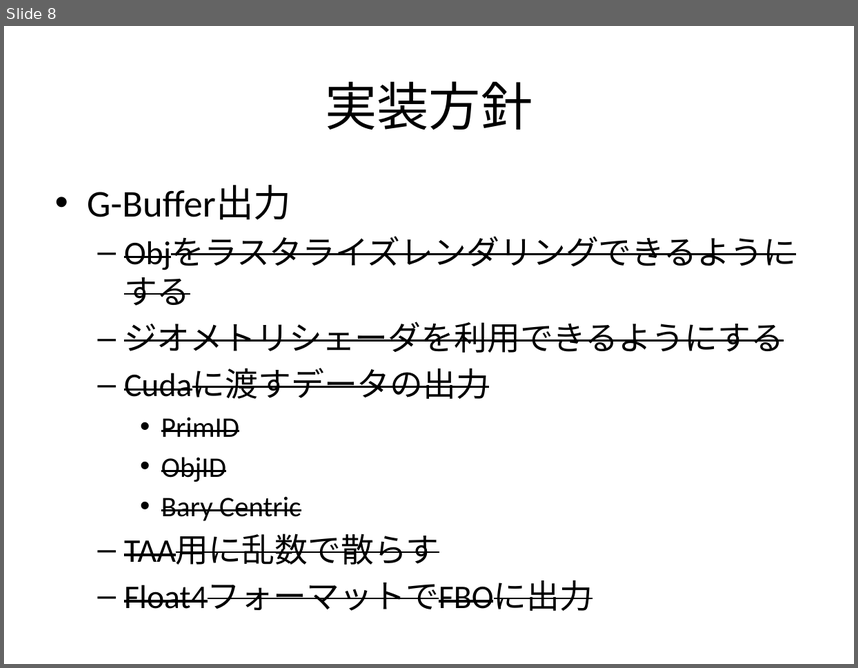
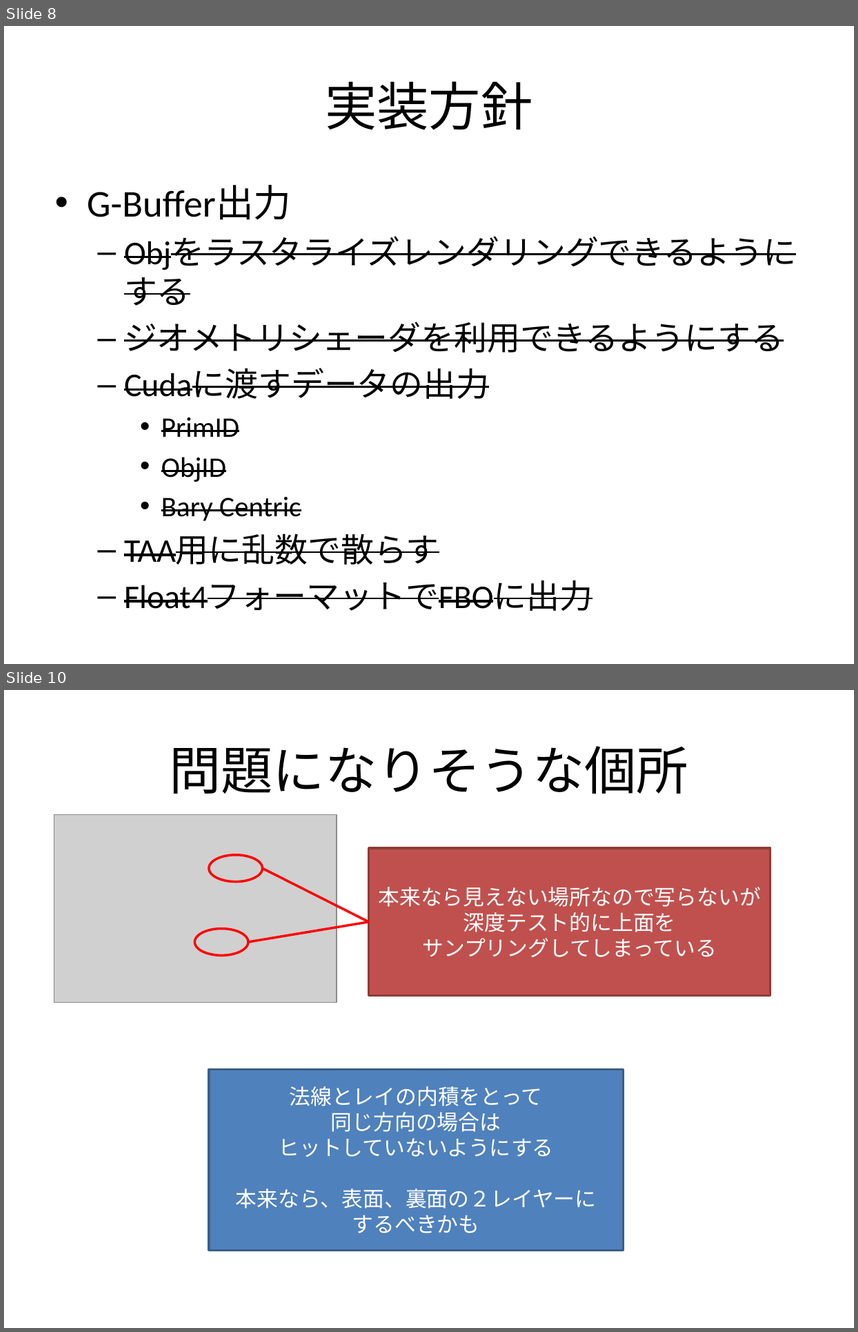
Before and after one commit to nackdai/aten, a slide deck: docs/Scree Space Ray Tracing.pptx. Shown one above the other, each under a label of ours: slide 8 before the commit, slides 8 and 10 after it; the slides between them are not shown. The pictures are 858x668 and 858x1332 pixels, drawn with LibreOffice and Linux fonts; fonts in the diff are those of the drawing; grey boxes stand for pictures. Boxes give left, top, right and bottom in pixels: in the first picture for what was removed or moved away, otherwise in the second. Text is boxed around its words. In the diff, an @@ line names an element or a change of style, - is before the commit and + after.

Commit message:
Update.

```diff
--- a/docs/Scree Space Ray Tracing.pptx
+++ b/docs/Scree Space Ray Tracing.pptx
@@ slide 10 added at (4,690,854,1328), background #FFFFFF @@
@@ title added at (169,746,688,793), 44 pt, text #000000 @@
+問題になりそうな個所
@@ picture added at (54,815,337,1003) @@
@@ ellipse added at (209,855,263,881), outline #FF0000 2 pt @@
@@ rectangle added at (369,848,770,995), fill #C0504D, outline #8E3B39 2 pt, 18 pt, text #FFFFFF @@
+本来なら見えない場所なので写らないが
+深度テスト的に上面を
+サンプリングしてしまっている
@@ line added from (263, 869) to (369, 922), #FF0000 2 pt @@
@@ ellipse added at (194,929,248,955), outline #FF0000 2 pt @@
@@ line added from (248, 942) to (369, 922), #FF0000 2 pt @@
@@ rectangle added at (209,1069,623,1250), fill #4F81BD, outline #3A5F8C 2 pt, 18 pt, text #FFFFFF @@
+法線とレイの内積をとって
+同じ方向の場合は
+ヒットしていないようにする
+本来なら、表面、裏面の２レイヤーに
+するべきかも
```
Also in this commit, not shown: 1 slide changed, 1 other slide added.
